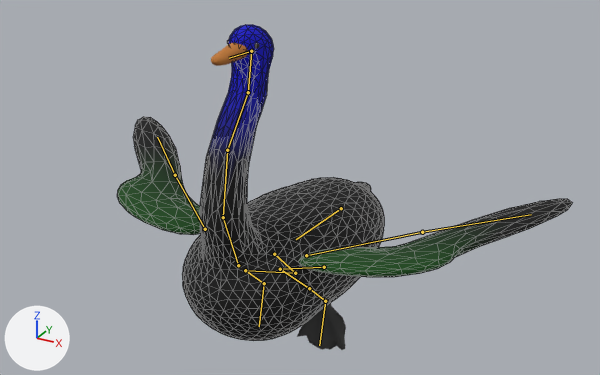
Before and after pictures for a commit that changed the glTF model assets/beast_swan.glb.
The view is the same before and after, from a 50 mm lens placed at (1.0, -1.741, 2.092), pointed at (0.005, 0.069, 1.187). Arrows for +X, +Y and +Z are at lower left; the lights stay in place. The first picture is the older version. Both versions are drawn at frame 4 of the action 'fly'; the numbers are the values there. The bones that change, and the others that lie on the model, are drawn over the model as lines. Mesh edges are drawn as thin lines on the coarser meshes.

Objects in the first picture: 'beast_swan_feather', 'beast_swan_horn'.
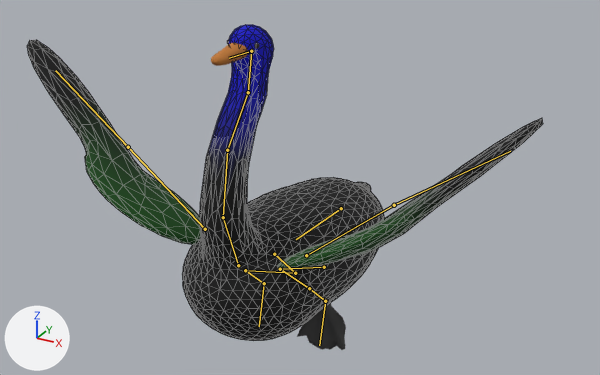
Pixel boxes [x1, y1, x2, y2] of what changed, in the pictures (600 x 375 px):
'beast_swan_feather', posed (13% wider): before [117, 25, 572, 341]; after [27, 25, 543, 341]
bone 'wing1.L', root to tip: before (306, 255) to (422, 232); after (306, 255) to (394, 205)
bone 'wing1.R', root to tip: before (205, 229) to (175, 175); after (205, 229) to (128, 147)

What the commit changed:
Bone 'wing1.L' (bone_wing1_l) turns from (40, -80, -85) to (-102, -131, 20) degrees about its own x, y and z.
Bone 'wing1.R' (bone_wing1_r) turns from (40, 80, 85) to (-102, 131, -20) degrees about its own x, y and z.
